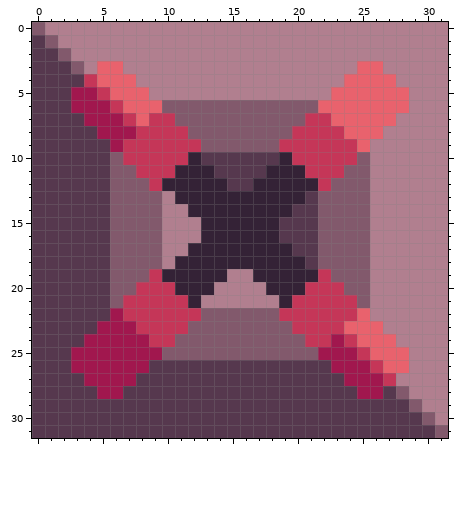
A pixel-art sprite gets an edit: assets/sprites/blocks/distribution/thallium-sorter.png. The picture above was drawn from the file before the commit.
The file is 32x32 pixels.
The same view after the edit:
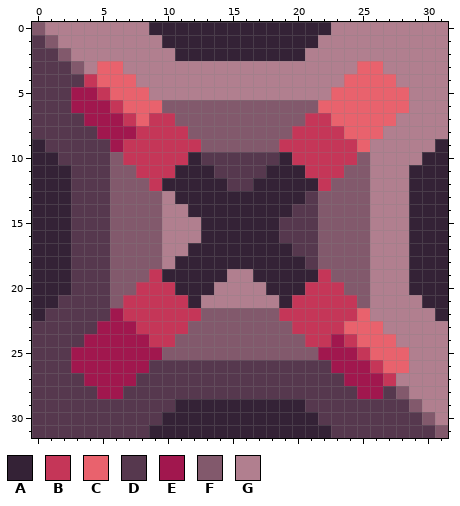
Palette (. is transparent): A #342236  B #c53658  C #e9626d  D #56384e  E #a1174e  F #82596c  G #b17f8f
Edits made:
{"y":0,"x":9,"old":"GGGGGGGGGGGGGG","new":"AAAAAAAAAAAAAA"}
{"y":1,"x":10,"old":"GGGGGGGGGGGG","new":"AAAAAAAAAAAA"}
{"y":2,"x":11,"old":"GGGGGGGGGG","new":"AAAAAAAAAA"}
{"y":9,"x":0,"old":"D","new":"A"}
{"y":9,"x":31,"old":"G","new":"A"}
{"y":10,"x":0,"old":"DD","new":"AA"}
{"y":10,"x":30,"old":"GG","new":"AA"}
{"y":11,"x":0,"old":"DDD","new":"AAA"}
{"y":11,"x":29,"old":"GGG","new":"AAA"}
{"y":12,"x":0,"old":"DDD","new":"AAA"}
{"y":12,"x":29,"old":"GGG","new":"AAA"}
{"y":13,"x":0,"old":"DDD","new":"AAA"}
{"y":13,"x":29,"old":"GGG","new":"AAA"}
{"y":14,"x":0,"old":"DDD","new":"AAA"}
{"y":14,"x":29,"old":"GGG","new":"AAA"}
{"y":15,"x":0,"old":"DDD","new":"AAA"}
{"y":15,"x":29,"old":"GGG","new":"AAA"}
{"y":16,"x":0,"old":"DDD","new":"AAA"}
{"y":16,"x":29,"old":"GGG","new":"AAA"}
{"y":17,"x":0,"old":"DDD","new":"AAA"}
{"y":17,"x":29,"old":"GGG","new":"AAA"}
{"y":18,"x":0,"old":"DDD","new":"AAA"}
{"y":18,"x":29,"old":"GGG","new":"AAA"}
{"y":19,"x":0,"old":"DDD","new":"AAA"}
{"y":19,"x":29,"old":"GGG","new":"AAA"}
{"y":20,"x":0,"old":"DDD","new":"AAA"}
{"y":20,"x":29,"old":"GGG","new":"AAA"}
{"y":21,"x":0,"old":"DD","new":"AA"}
{"y":21,"x":30,"old":"GG","new":"AA"}
{"y":22,"x":0,"old":"D","new":"A"}
{"y":22,"x":31,"old":"G","new":"A"}
{"y":29,"x":11,"old":"DDDDDDDDDD","new":"AAAAAAAAAA"}
{"y":30,"x":10,"old":"DDDDDDDDDDDD","new":"AAAAAAAAAAAA"}
{"y":31,"x":9,"old":"DDDDDDDDDDDDDD","new":"AAAAAAAAAAAAAA"}
{"label":"changed","picture_box":[149,22,331,61]}
{"label":"changed","picture_box":[32,139,71,321]}
{"label":"changed","picture_box":[409,139,448,321]}
{"label":"changed","picture_box":[149,399,331,438]}
